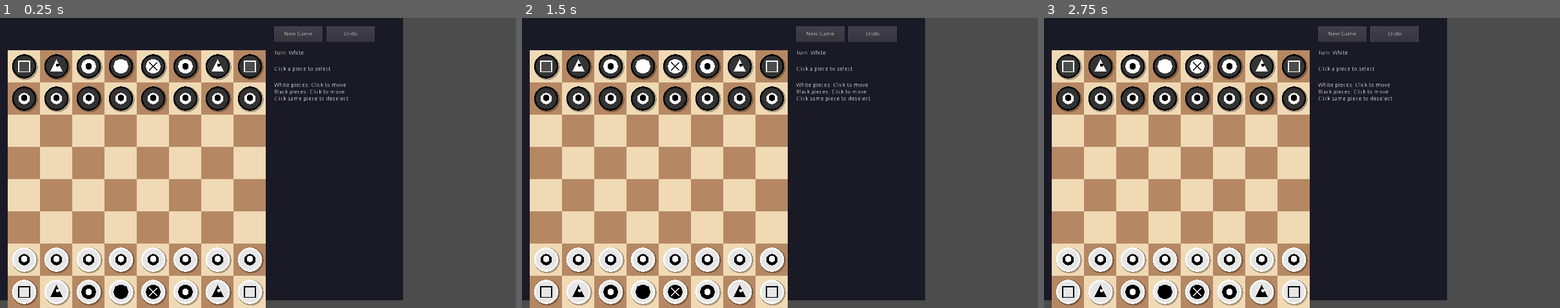
Above: before the commit, frames 1-3 (left to right).
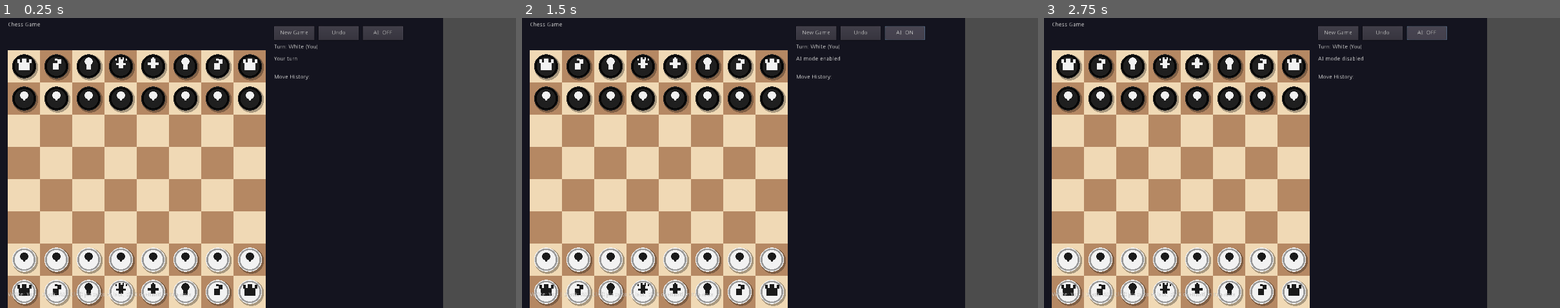
Above: after the commit, the same moments.

Repository: buixuamai/chess-game
Game: Godot game, scene res://Main.tscn
Two runs of this game, one before a commit and one after it. Both use one fixed random seed, a clock stepped at 60 frames per second and the inputs below.
Inputs (mouse positions are in pixels of both pictures, inside the frame that each line leads up to):
- Up to frame 1 (0.25 s): no input
- Up to frame 2 (1.5 s): click "Undo" at 0.5 s; click (903, 32) at 1.25 s, where only the run after the commit has a clickable "AI: OFF"
- Up to frame 3 (2.75 s): click (1425, 32) at 2 s, where only the run after the commit has a clickable "AI: ON"

The runs differ from the first frame. In frame 1, 15% of the frame differs, in the area x 0-86%, y 0-100%; in frame 2, 15%; in frame 3, 15%.

Commit message:
Add AI mode, better chess pieces, and move history display

Diff:
--- a/chess-godot3/Main.gd
+++ b/chess-godot3/Main.gd
@@ -1,79 +1,169 @@
 extends Node2D
 
-# Enhanced Chess Game for Godot 3.x
+# Enhanced Chess Game for Godot 3.x with AI Mode, Better Pieces, and Move History
 
 var board = []
-var turn = true  # true = white, false = black
+var turn = true
 var selected_piece = null
 var square_size = 80
 var board_offset_x = 20
 var board_offset_y = 80
 
-# Game state
 var game_over = false
 var winner = ""
 var move_history = []
 
-# UI elements
+var ai_enabled = false
+var ai_difficulty = 1
+
 var new_game_btn
 var undo_btn
+var ai_btn
 
 func _ready():
-	# Create UI
 	create_ui()
 	init_board()
 
 func create_ui():
-	# Create buttons
+	# Title
+	var title = Label.new()
+	title.rect_position = Vector2(20, 10)
+	title.text = "Chess Game"
+	add_child(title)
+
+	# Buttons
 	new_game_btn = Button.new()
 	new_game_btn.text = "New Game"
 	new_game_btn.rect_position = Vector2(680, 20)
-	new_game_btn.rect_size = Vector2(120, 40)
+	new_game_btn.rect_size = Vector2(100, 35)
 	new_game_btn.connect("pressed", self, "on_new_game_pressed")
 	add_child(new_game_btn)
 
 	undo_btn = Button.new()
 	undo_btn.text = "Undo"
-	undo_btn.rect_position = Vector2(810, 20)
-	undo_btn.rect_size = Vector2(120, 40)
+	undo_btn.rect_position = Vector2(790, 20)
+	undo_btn.rect_size = Vector2(100, 35)
 	undo_btn.connect("pressed", self, "on_undo_pressed")
 	add_child(undo_btn)
 
-	# Create turn indicator label
+	ai_btn = Button.new()
+	ai_btn.text = "AI: OFF"
+	ai_btn.rect_position = Vector2(900, 20)
+	ai_btn.rect_size = Vector2(100, 35)
+	ai_btn.connect("pressed", self, "on_ai_toggled")
+	add_child(ai_btn)
+
+	# Turn indicator
 	var turn_label = Label.new()
 	turn_label.name = "TurnLabel"
-	turn_label.rect_position = Vector2(680, 80)
+	turn_label.rect_position = Vector2(680, 65)
 	turn_label.text = "Turn: White"
 	add_child(turn_label)
 
-	# Create status label
+	# Status
 	var status_label = Label.new()
 	status_label.name = "StatusLabel"
-	status_label.rect_position = Vector2(680, 120)
+	status_label.rect_position = Vector2(680, 95)
 	status_label.text = "Click a piece to select"
 	add_child(status_label)
 
-	# Create instructions
+	# Move History
+	var history_title = Label.new()
+	history_title.rect_position = Vector2(680, 140)
+	history_title.text = "Move History:"
+	add_child(history_title)
+
+	var history_box = Label.new()
+	history_box.name = "HistoryLabel"
+	history_box.rect_position = Vector2(680, 170)
+	history_box.text = ""
+	add_child(history_box)
+
+	# Instructions
 	var instructions = Label.new()
-	instructions.rect_position = Vector2(680, 160)
-	instructions.text = "White pieces: Click to move\nBlack pieces: Click to move\nClick same piece to deselect"
+	instructions.rect_position = Vector2(20, 680)
+	instructions.text = "White: You | Black: AI | Click piece to select, click destination to move"
 	add_child(instructions)
 
-func _process(delta):
-	update()
+func on_ai_toggled():
+	ai_enabled = not ai_enabled
+	if ai_enabled:
+		ai_btn.text = "AI: ON"
+		ai_difficulty = 1
+	else:
+		ai_btn.text = "AI: OFF"
+	get_node("StatusLabel").text = "AI mode " + ("enabled" if ai_enabled else "disabled")
 
 func on_new_game_pressed():
 	init_board()
 
 func on_undo_pressed():
 	if move_history.size() > 0:
+		undo_last_move()
+		update_ui()
+
+func undo_last_move():
+	if move_history.size() > 0:
 		var last_move = move_history.pop_back()
-		board[last_move.from_y][last_move.from_x] = board[last_move.to_y][last_move.to_x]
 		board[last_move.to_y][last_move.to_x] = last_move.captured
-		turn = not turn
+		board[last_move.from_y][last_move.from_x] = last_move.piece
+		turn = last_move.turn_before
 		game_over = false
 		winner = ""
-		update_ui()
+
+func get_piece_name(p):
+	match p.to_lower():
+		"K": return "King"
+		"Q": return "Queen"
+		"R": return "Rook"
+		"B": return "Bishop"
+		"N": return "Knight"
+		"P": return "Pawn"
+	return ""
+
+func get_move_notation(from_x, from_y, to_x, to_y, piece, captured):
+	var files = ["a", "b", "c", "d", "e", "f", "g", "h"]
+	var ranks = ["8", "7", "6", "5", "4", "3", "2", "1"]
+
+	var piece_name = get_piece_name(piece)
+	if piece_name == "Pawn" and captured != "":
+		return files[from_x] + "x" + files[to_x] + ranks[to_y]
+	elif captured != "":
+		return piece_name[0] + "x" + files[to_x] + ranks[to_y]
+	else:
+		return piece_name[0] + files[to_x] + ranks[to_y]
+
+func update_ui():
+	var turn_label = get_node("TurnLabel")
+	var status_label = get_node("StatusLabel")
+	var history_label = get_node("HistoryLabel")
+
+	if game_over:
+		turn_label.text = "Game Over!"
+		status_label.text = winner + " wins!"
+	else:
+		turn_label.text = "Turn: " + ("White (You)" if turn else "Black (AI)")
+		status_label.text = "Your turn" if turn else "AI turn"
+
+	# Update history display
+	var history_text = ""
+	var move_num = 1
+	var i = 0
+	while i < move_history.size():
+		var white_move = move_history[i] if i < move_history.size() else null
+		var black_move = move_history[i + 1] if i + 1 < move_history.size() else null
+
+		var line = str(move_num) + ". "
+		if white_move != null:
+			line += get_move_notation(white_move.from_x, white_move.from_y, white_move.to_x, white_move.to_y, white_move.piece, white_move.captured)
+		if black_move != null:
+			line += "  " + get_move_notation(black_move.from_x, black_move.from_y, black_move.to_x, black_move.to_y, black_move.piece, black_move.captured)
+
+		history_text += line + "\n"
+		move_num += 1
+		i += 2
+
+	history_label.text = history_text
 
 func init_board():
 	board = [
@@ -93,22 +183,73 @@
 	move_history = []
 	update_ui()
 
-func update_ui():
-	var turn_label = get_node("TurnLabel")
-	var status_label = get_node("StatusLabel")
-
-	if game_over:
-		turn_label.text = "Game Over!"
-		status_label.text = winner + " wins!"
-	else:
-		turn_label.text = "Turn: " + ("White" if turn else "Black")
-		status_label.text = "Click a piece to select"
+func _process(delta):
+	if ai_enabled and not turn and not game_over:
+		if selected_piece == null:
+			yield(get_tree().create_timer(0.5), "timeout")
+			make_ai_move()
+	update()
+
+func make_ai_move():
+	var possible_moves = []
+
+	for y in range(8):
+		for x in range(8):
+			var piece = board[y][x]
+			if piece != "" and piece >= "a" and piece <= "z":
+				for ty in range(8):
+					for tx in range(8):
+						if is_valid_move(x, y, tx, ty):
+							possible_moves.append({
+								"from_x": x,
+								"from_y": y,
+								"to_x": tx,
+								"to_y": ty,
+								"piece": piece,
+								"target": board[ty][tx]
+							})
+
+	if possible_moves.size() > 0:
+		var capture_moves = []
+		var safe_moves = []
+
+		for move in possible_moves:
+			if move.target != "":
+				capture_moves.append(move)
+			else:
+				safe_moves.append(move)
+
+		var selected_move
+		if capture_moves.size() > 0 and randf() < 0.7:
+			selected_move = capture_moves[randi() % capture_moves.size()]
+		elif safe_moves.size() > 0:
+			selected_move = safe_moves[randi() % safe_moves.size()]
+		else:
+			selected_move = possible_moves[randi() % possible_moves.size()]
+
+		var move = {
+			"from_x": selected_move.from_x,
+			"from_y": selected_move.from_y,
+			"to_x": selected_move.to_x,
+			"to_y": selected_move.to_y,
+			"captured": selected_move.target,
+			"piece": selected_move.piece,
+			"turn_before": turn
+		}
+		move_history.append(move)
+
+		board[selected_move.to_y][selected_move.to_x] = board[selected_move.from_y][selected_move.from_x]
+		board[selected_move.from_y][selected_move.from_x] = ""
+		turn = not turn
+
+		check_game_over()
+		update_ui()
 
 func _draw():
-	# Draw background
-	draw_rect(Rect2(0, 0, 1000, 700), Color(0.1, 0.1, 0.15))
-
-	# Draw board
+	# Background
+	draw_rect(Rect2(0, 0, 1100, 800), Color(0.08, 0.08, 0.12))
+
+	# Board
 	for y in range(8):
 		for x in range(8):
 			var bx = board_offset_x + x * square_size
@@ -116,18 +257,16 @@
 			var color = Color("#f0d9b5") if (x + y) % 2 == 0 else Color("#b58863")
 			draw_rect(Rect2(bx, by, square_size, square_size), color)
 
-	# Draw selected piece highlight
+	# Selected piece highlight
 	if selected_piece != null:
 		var x = selected_piece.x
 		var y = selected_piece.y
 		var bx = board_offset_x + x * square_size
 		var by = board_offset_y + y * square_size
-		var highlight = Color(1, 1, 0, 0.4)
-		draw_rect(Rect2(bx, by, square_size, square_size), highlight)
-		# Draw possible moves
+		draw_rect(Rect2(bx, by, square_size, square_size), Color(1, 1, 0, 0.4))
 		draw_possible_moves(x, y)
 
-	# Draw pieces
+	# Pieces
 	for y in range(8):
 		for x in range(8):
 			var piece = board[y][x]
@@ -146,52 +285,58 @@
 	var cx = board_offset_x + x * square_size + square_size / 2
 	var cy = board_offset_y + y * square_size + square_size / 2
 	var is_white = piece >= "A" and piece <= "Z"
-
-	# Draw piece shadow
-	draw_circle(Vector2(cx + 2, cy + 2), 32, Color(0, 0, 0, 0.3))
-
-	# Draw piece background
-	var bg_color = Color.white if is_white else Color.black
-	draw_circle(Vector2(cx, cy), 30, bg_color)
-
-	# Draw piece inner circle
-	var inner_color = Color(0.9, 0.9, 0.9) if is_white else Color(0.2, 0.2, 0.2)
-	draw_circle(Vector2(cx, cy), 26, inner_color)
-
-	# Draw piece symbol
-	draw_piece_symbol(cx, cy, piece)
-
-func draw_piece_symbol(cx, cy, piece):
 	var p = piece.to_lower()
-	var color = Color.black if piece >= "A" and piece <= "Z" else Color.white
-	var line_color = Color.white if piece >= "A" and piece <= "Z" else Color.black
-	var bg_color = Color(0.9, 0.9, 0.9) if piece >= "A" and piece <= "Z" else Color(0.3, 0.3, 0.3)
-
+
+	# Colors
+	var base_color = Color(0.95, 0.95, 0.95) if is_white else Color(0.12, 0.12, 0.12)
+	var border_color = Color(0.6, 0.6, 0.6) if is_white else Color(0.02, 0.02, 0.02)
+	var symbol_color = Color(0.1, 0.1, 0.1) if is_white else Color(0.95, 0.95, 0.95)
+
+	# Shadow
+	draw_circle(Vector2(cx + 3, cy + 3), 32, Color(0, 0, 0, 0.3))
+
+	# Main body
+	draw_circle(Vector2(cx, cy), 30, base_color)
+	draw_circle(Vector2(cx, cy), 28, border_color)
+	draw_circle(Vector2(cx, cy), 24, base_color)
+
+	# Piece shapes - more detailed
 	match p:
-		"k":  # King
-			draw_circle(Vector2(cx, cy), 18, color)
-			draw_line(Vector2(cx - 10, cy - 10), Vector2(cx + 10, cy + 10), line_color, 3)
-			draw_line(Vector2(cx + 10, cy - 10), Vector2(cx - 10, cy + 10), line_color, 3)
-		"q":  # Queen
-			draw_circle(Vector2(cx, cy), 18, color)
-			for i in range(-12, 13, 6):
-				draw_circle(Vector2(cx + i, cy - 10), 4, color)
-		"r":  # Rook
-			draw_rect(Rect2(cx - 15, cy - 15, 30, 30), color)
-			draw_rect(Rect2(cx - 12, cy - 12, 24, 24), bg_color)
-		"b":  # Bishop
-			draw_circle(Vector2(cx, cy), 18, color)
-			draw_circle(Vector2(cx, cy), 8, line_color)
-		"n":  # Knight
-			var points = [Vector2(cx, cy - 18), Vector2(cx + 15, cy + 12), Vector2(cx - 15, cy + 12)]
-			draw_colored_polygon(points, color)
-			# Draw eye
-			draw_circle(Vector2(cx + 3, cy - 3), 4, line_color)
+		"k":  # King - tall with cross on top
+			draw_rect(Rect2(cx - 5, cy - 20, 10, 25), symbol_color)
+			draw_rect(Rect2(cx - 14, cy - 10, 28, 6), symbol_color)
+			# Cross
+			draw_rect(Rect2(cx - 2, cy - 22, 4, 8), symbol_color)
+			draw_rect(Rect2(cx - 6, cy - 18, 12, 4), symbol_color)
+		"q":  # Queen - tall with crown
+			draw_rect(Rect2(cx - 5, cy - 18, 10, 22), symbol_color)
+			draw_rect(Rect2(cx - 12, cy - 8, 24, 5), symbol_color)
+			# Crown bumps
+			draw_rect(Rect2(cx - 14, cy - 20, 4, 6), symbol_color)
+			draw_rect(Rect2(cx - 5, cy - 22, 4, 8), symbol_color)
+			draw_rect(Rect2(cx + 4, cy - 22, 4, 8), symbol_color)
+			draw_rect(Rect2(cx + 12, cy - 20, 4, 6), symbol_color)
+		"r":  # Rook - castle
+			draw_rect(Rect2(cx - 14, cy - 10, 28, 20), symbol_color)
+			draw_rect(Rect2(cx - 16, cy - 18, 6, 10), symbol_color)
+			draw_rect(Rect2(cx - 5, cy - 20, 10, 12), symbol_color)
+			draw_rect(Rect2(cx + 12, cy - 18, 6, 10), symbol_color)
+		"b":  # Bishop - tall with hat
+			draw_rect(Rect2(cx - 6, cy - 10, 12, 18), symbol_color)
+			draw_circle(Vector2(cx, cy - 12), 10, symbol_color)
+			draw_rect(Rect2(cx - 2, cy - 22, 4, 6), symbol_color)
+		"n":  # Knight - horse
+			draw_rect(Rect2(cx - 8, cy - 8, 14, 16), symbol_color)
+			draw_rect(Rect2(cx + 2, cy - 18, 10, 12), symbol_color)
+			draw_rect(Rect2(cx - 4, cy - 20, 6, 6), symbol_color)
 		"p":  # Pawn
-			draw_circle(Vector2(cx, cy), 14, color)
-			draw_circle(Vector2(cx, cy - 2), 8, line_color)
+			draw_rect(Rect2(cx - 3, cy - 6, 6, 10), symbol_color)
+			draw_circle(Vector2(cx, cy - 8), 10, symbol_color)
 
 func _input(event):
+	if ai_enabled and not turn:
+		return
+
 	if event is InputEventMouseButton and event.pressed and event.button_index == BUTTON_LEFT:
 		var x = int((event.position.x - board_offset_x) / square_size)
 		var y = int((event.position.y - board_offset_y) / square_size)
@@ -204,11 +349,14 @@
 	var is_white_piece = piece != "" and piece >= "A" and piece <= "Z"
 	var is_black_piece = piece != "" and piece >= "a" and piece <= "z"
 
+	if ai_enabled and is_black_piece:
+		return
+
 	if selected_piece == null:
 		if turn and is_white_piece:
 			selected_piece = Vector2(x, y)
 			get_node("StatusLabel").text = "Piece selected - click destination"
-		elif not turn and is_black_piece:
+		elif not turn and is_black_piece and not ai_enabled:
 			selected_piece = Vector2(x, y)
 			get_node("StatusLabel").text = "Piece selected - click destination"
 	else:
@@ -216,31 +364,29 @@
 		var from_y = selected_piece.y
 
 		if is_valid_move(from_x, from_y, x, y):
-			# Save move to history
 			var move = {
 				"from_x": from_x,
 				"from_y": from_y,
 				"to_x": x,
 				"to_y": y,
-				"captured": board[y][x]
+				"captured": board[y][x],
+				"piece": board[from_y][from_x],
+				"turn_before": turn
 			}
 			move_history.append(move)
 
-			# Make the move
 			board[y][x] = board[from_y][from_x]
 			board[from_y][from_x] = ""
 			turn = not turn
 			selected_piece = null
 
-			# Check for game over
 			check_game_over()
 			update_ui()
 		else:
-			# Select new piece or deselect
 			if turn and is_white_piece:
 				selected_piece = Vector2(x, y)
 				get_node("StatusLabel").text = "Piece selected - click destination"
-			elif not turn and is_black_piece:
+			elif not turn and is_black_piece and not ai_enabled:
 				selected_piece = Vector2(x, y)
 				get_node("StatusLabel").text = "Piece selected - click destination"
 			else:
@@ -248,7 +394,6 @@
 				get_node("StatusLabel").text = "Click a piece to select"
 
 func check_game_over():
-	# Simple check - if no pieces of one color, game over
 	var white_king = false
 	var black_king = false
 
Not shown, changed: chess-godot3/export/index.html
Not shown, changed: chess-godot3/export/index.pck
